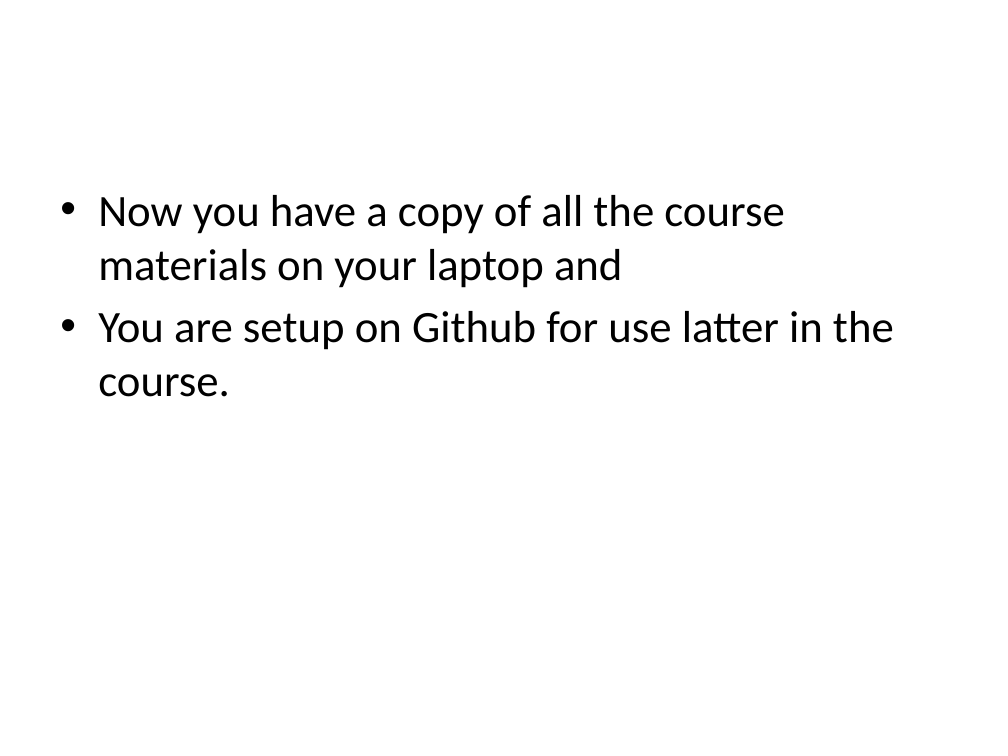
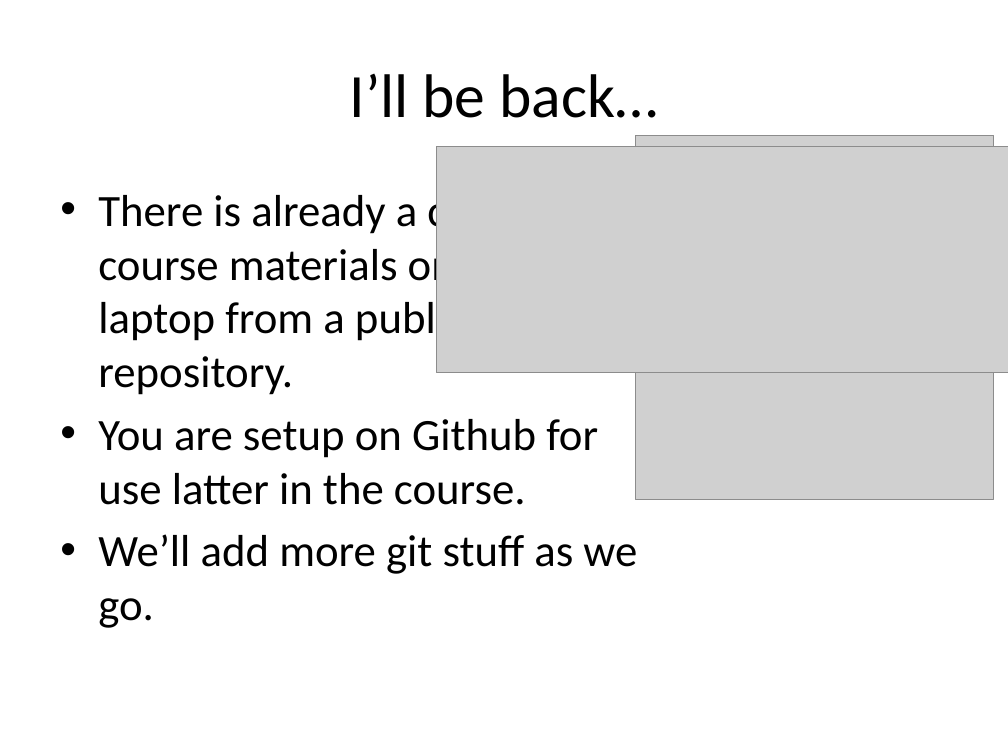
Before and after one commit to ncasuk/ncas-isc, a slide deck: slide 15 of shell/presentations/01_git1.pptx (slide 13 before the commit). Drawn at 1008x756 pixels with LibreOffice and Linux fonts; fonts in the diff are those of the drawing; grey boxes stand for pictures; background and template pictures are left out. Boxes give left, top, right and bottom in pixels: in the first picture for what was removed or moved away, otherwise in the second. Text is boxed around its words. In the diff, an @@ line names an element or a change of style, - is before the commit and + after.

```diff
--- a/shell/presentations/01_git1.pptx
+++ b/shell/presentations/01_git1.pptx
@@ title added at bbox=[350, 74, 658, 118], 44 pt, text #000000 @@
+I’ll be back…
@@ picture added at bbox=[436, 146, 1008, 373] @@
@@ picture added at bbox=[636, 135, 995, 499] @@
@@ text at bbox=[98, 189, 513, 395]: text changed @@
-• Now you have a copy of all the course materials on your laptop and
+• There is already a copy of the course materials on your laptop from a public github repository.
@@ text at bbox=[98, 534, 637, 628]: paragraph added @@
+• We’ll add more git stuff as we go.
```
Also in this commit, not shown: 1 other slide changed, 3 slides added, 1 slide removed.
